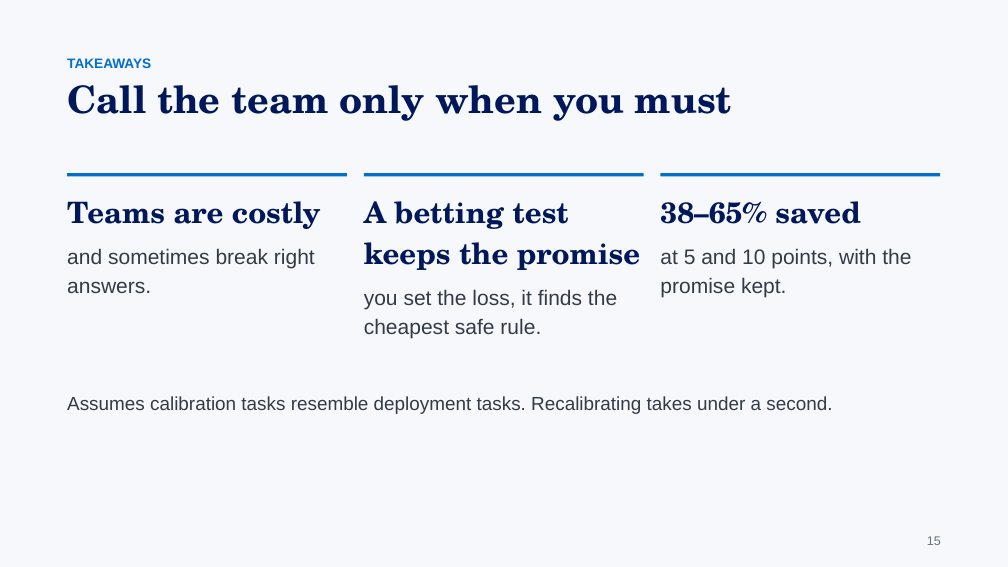
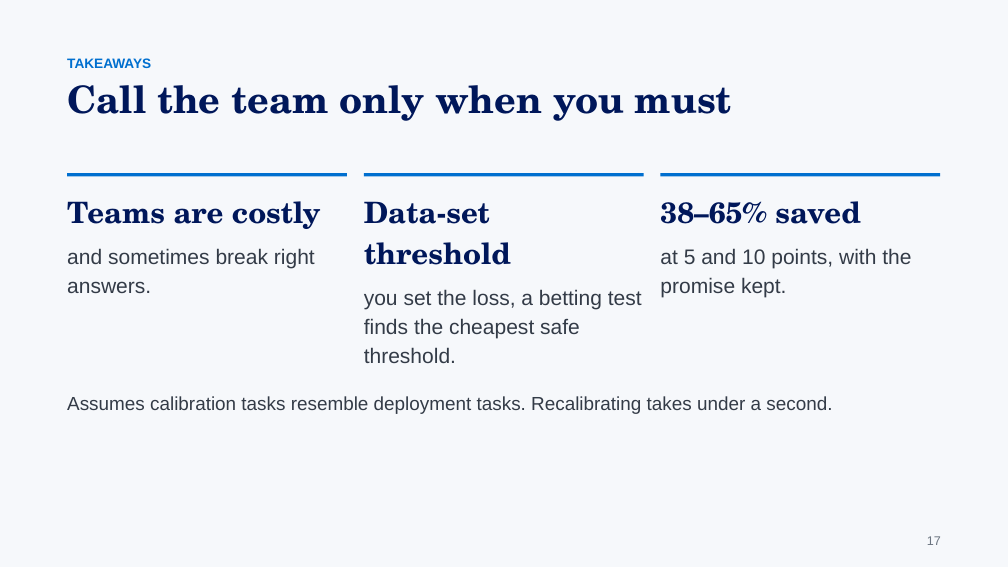
Before and after one commit to gaoj21/tokenbank, a slide deck: slide 17 of slides/CLIMB_talk.pptx (slide 15 before the commit). Drawn at 1008x567 pixels with LibreOffice and Linux fonts; fonts in the diff are those of the drawing. Boxes give left, top, right and bottom in pixels: in the first picture for what was removed or moved away, otherwise in the second. Text is boxed around its words. In the diff, an @@ line names an element or a change of style, - is before the commit and + after.

```diff
--- a/slides/CLIMB_talk.pptx
+++ b/slides/CLIMB_talk.pptx
@@ text at (x1=364, y1=201, x2=642, y2=338): text changed @@
-A betting test keeps the promise
-you set the loss, it finds the cheapest safe rule.
+Data-set threshold
+you set the loss, a betting test finds the cheapest safe threshold.
@@ text at (x1=927, y1=536, x2=941, y2=545): text changed @@
-15
+17
```
Also in this commit, not shown: 22 other slides changed, 4 slides added, 1 slide removed, 7 other files.
